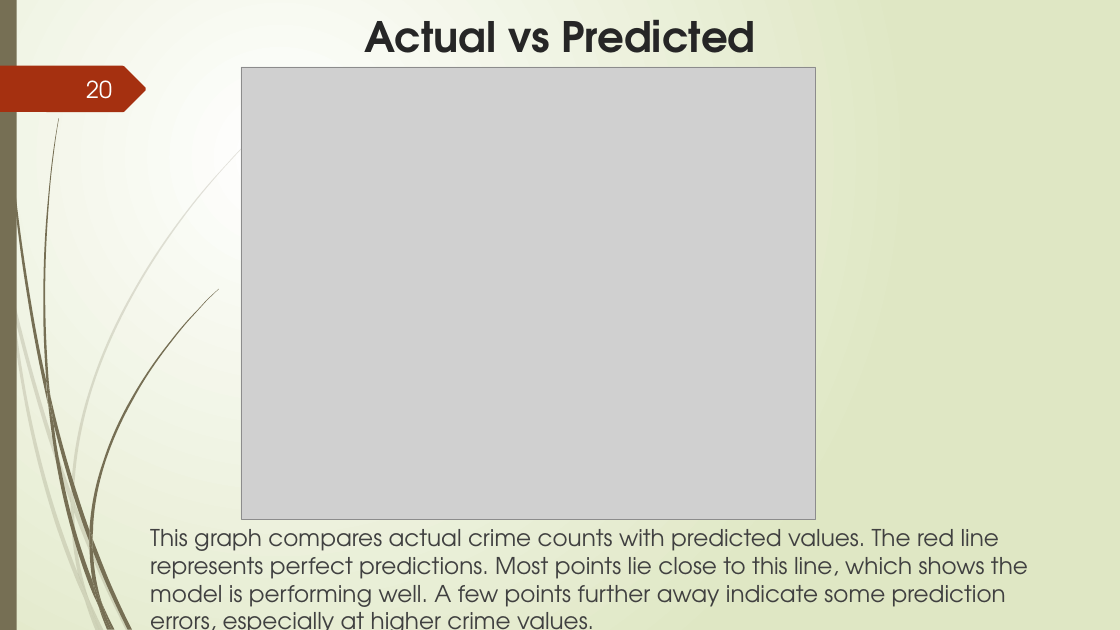
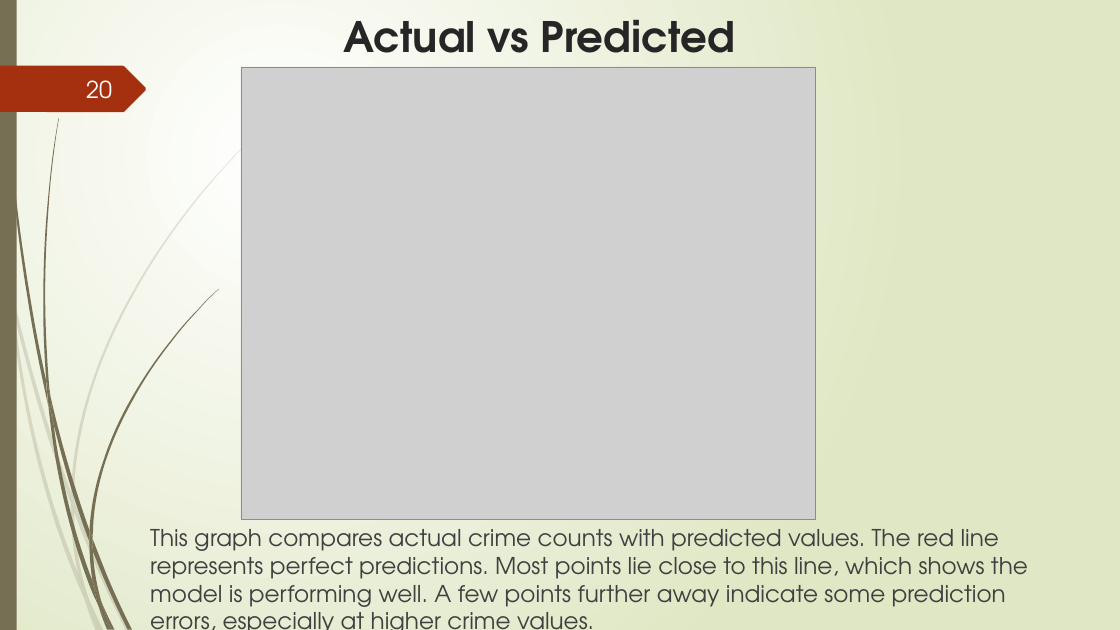
Before and after one commit to ruslan-durrani/herts-ds-project-24079307, a slide deck: slide 20 of data/Presentation Document ppt.pptx. Drawn at 1120x630 pixels with LibreOffice and Linux fonts; fonts in the diff are those of the drawing; grey boxes stand for pictures. Boxes give left, top, right and bottom in pixels: in the first picture for what was removed or moved away, otherwise in the second. Text is boxed around its words. In the diff, an @@ line names an element or a change of style, - is before the commit and + after.

```diff
--- a/data/Presentation Document ppt.pptx
+++ b/data/Presentation Document ppt.pptx
@@ title "Actual vs Predicted": place and size @@
-title "Actual vs Predicted" at (364, 19, 755, 68)
+title "Actual vs Predicted" at (343, 19, 735, 68)
```
Also in this commit, not shown: 6 other slides changed.
